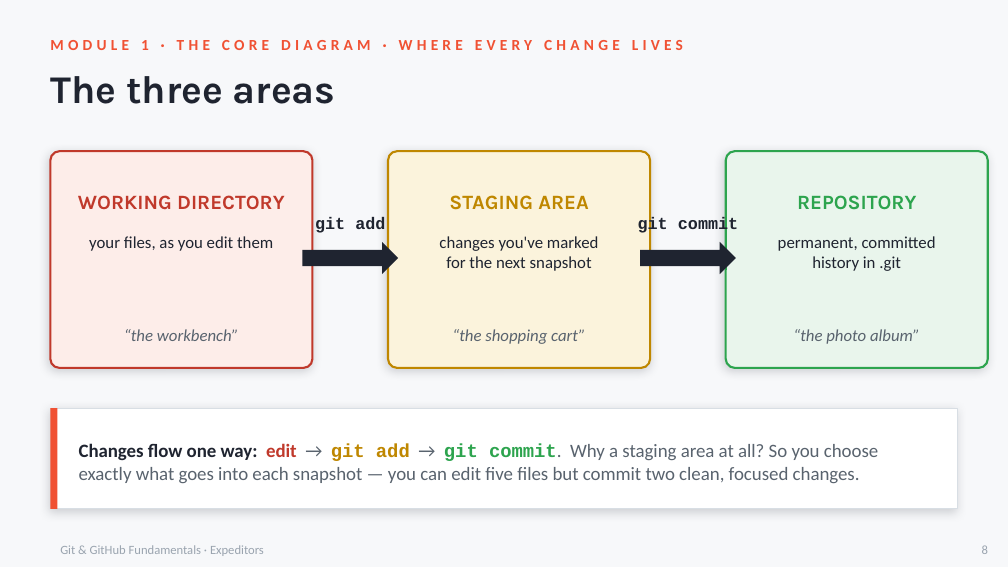
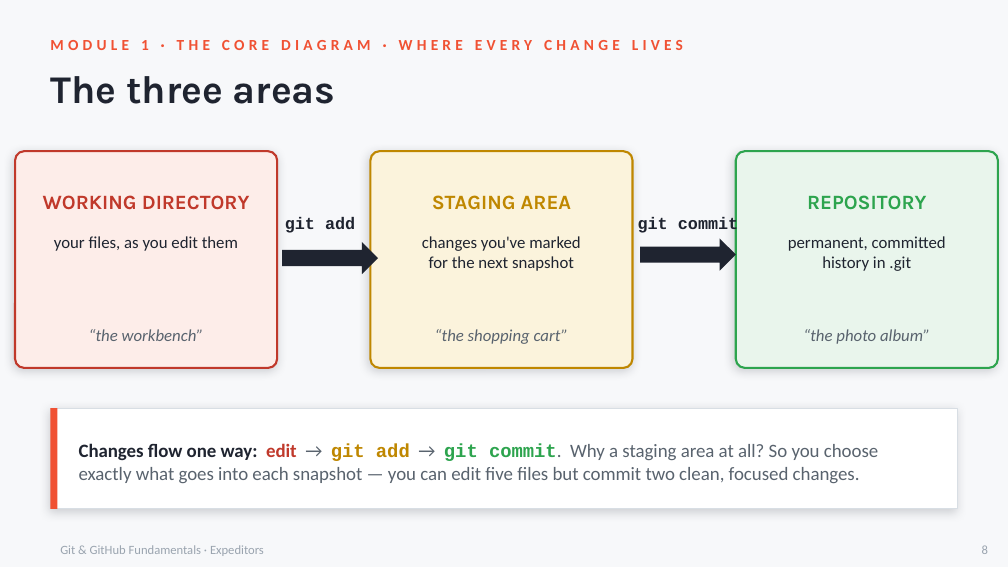
Before and after one commit to tatwan/GitHubAcademy, a slide deck: slide 9 of slides/Expeditors-Git-GitHub-Fundamentals.pptx (slide 8 before the commit). Drawn at 1008x567 pixels with LibreOffice and Linux fonts; fonts in the diff are those of the drawing. Boxes give left, top, right and bottom in pixels: in the first picture for what was removed or moved away, otherwise in the second. Text is boxed around its words. In the diff, an @@ line names an element or a change of style, - is before the commit and + after.

Commit message:
updated slides

```diff
--- a/slides/Expeditors-Git-GitHub-Fundamentals.pptx
+++ b/slides/Expeditors-Git-GitHub-Fundamentals.pptx
@@ 3 texts, 1 rounded rectangle: place and size @@
-3 texts, 1 rounded rectangle at box(50, 151, 312, 368)
+3 texts, 1 rounded rectangle at box(15, 151, 277, 368)
@@ 3 texts, 1 rounded rectangle: place and size @@
-3 texts, 1 rounded rectangle at box(726, 151, 988, 368)
+3 texts, 1 rounded rectangle at box(736, 151, 998, 368)
@@ text "git add": place and size @@
-text "git add" at box(315, 217, 385, 233)
+text "git add" at box(285, 217, 355, 233)
@@ text "changes you've marked": place and size @@
-text "changes you've marked" at box(439, 236, 599, 271)
+text "changes you've marked" at box(422, 236, 581, 271)
@@ 2 texts, 1 rounded rectangle, 1 right arrow: place and size @@
-2 texts, 1 rounded rectangle, 1 right arrow at box(302, 151, 650, 368)
+2 texts, 1 rounded rectangle, 1 right arrow at box(282, 151, 632, 368)
```
Also in this commit, not shown: 1 slide added.
